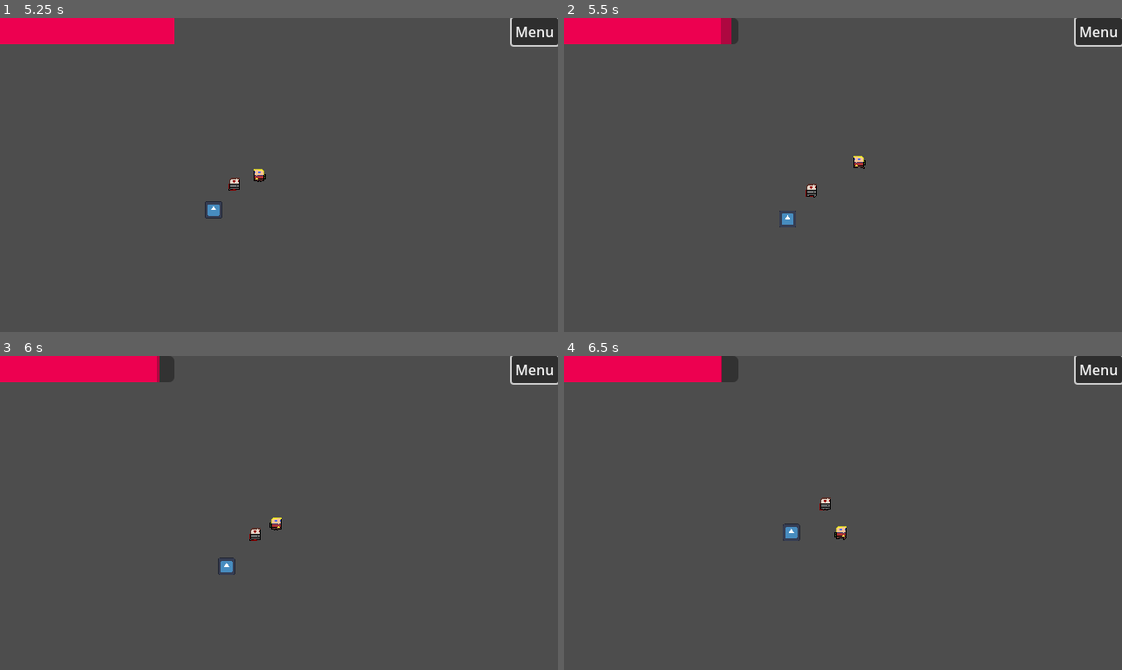
Above: before the commit, frames 1-4 (two rows, left to right).
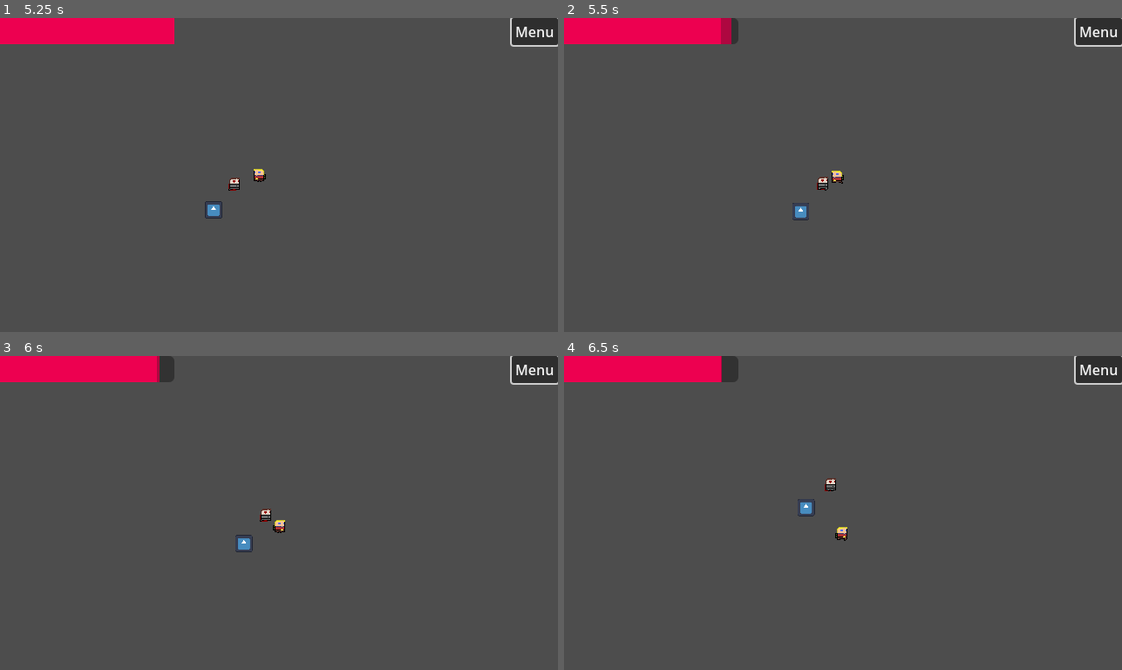
Above: after the commit, the same moments.

Repository: TheRubeThing/LudumDate54
Game: Godot game, scene res://Assets/Levels/sams_world.tscn
Same seed, same stepped clock (60 frames per second), same inputs: the game is played once before the commit and once after it. The engine's default icon, where the game draws it, is replaced by a stand-in: a white triangle on a blue panel in a dark square.
Inputs (mouse positions are in pixels of both pictures, inside the frame that each line leads up to):
- Up to frame 1 (5.25 s): move the mouse to (401, 159) at 0.52 s; hold D (D_right) 0.53-1.25 s; click (401, 159) at 0.6 s; click "Menu" at 1.25 s; move the mouse to (167, 190) at 2.02 s; hold S (S_down) 2.03-2.78 s; right-click (167, 190) at 2.1 s; click (167, 190) at 2.17 s; move the mouse to (334, 105) at 2.77 s; hold D (D_right) 2.78-3.53 s; click (334, 105) at 2.85 s; move the mouse to (251, 237) at 3.52 s; hold W (W_up) 3.53-4.28 s; right-click (251, 237) at 3.6 s; click (251, 237) at 3.67 s; move the mouse to (446, 222) at 4.27 s; hold A (A_left) from 4.28 s (still down); click (446, 222) at 4.35 s; move the mouse to (111, 127) at 5.02 s; right-click (111, 127) at 5.1 s; click (111, 127) at 5.17 s
- Up to frame 2 (5.5 s): keep holding A (A_left)
- Up to frame 3 (6 s): move the mouse to (306, 513) at 5.77 s; release A (A_left) at 5.78 s; hold S (S_down) from 5.78 s (still down); click (306, 513) at 5.85 s
- Up to frame 4 (6.5 s): keep holding S (S_down)

Frame 1 is identical in both runs. In frame 2, 0.5% of the frame differs, in the area x 38-55%, y 43-67%; in frame 3, 0.5%; in frame 4, 0.4%.

Commit message:
fixed sprite flip and muzzle flash

Diff:
--- a/Assets/Scripts/Player.gd
+++ b/Assets/Scripts/Player.gd
@@ -1,13 +1,14 @@
 extends CharacterBody2D
 
 @export var health: Resource
-@export var push_back_factor: int = 100
-@export var pushback_decay: float = 0.8
+@export var push_back_factor: int
 
 const SPEED = 100.0
 
 var equipped_item_instance: Item
-var pushback_velocity = Vector2(0,0)
+
+func _ready():
+	pass
 
 func equip_item(item: PackedScene) -> bool :
 	if (equipped_item_instance == null):
@@ -35,16 +36,10 @@
 	if Input.is_action_just_pressed("throw"):
 		unequip_item()
 
-func _ready():
-	Globals.player = self
+func _physics_process(delta):
 
-
-func _physics_process(delta):
 	var direction_x = Input.get_axis("A_left", "D_right")
 	var direction_y = Input.get_axis("W_up", "S_down")
-
-
-	pushback_velocity *= pushback_decay
 
 	if direction_x || direction_y:
 		velocity.x = direction_x
@@ -55,16 +50,17 @@
 		velocity.y = move_toward(velocity.y, 0, SPEED)
 		$Sprite.idle()
 
-	velocity = (velocity.normalized() * SPEED) + pushback_velocity
+	velocity = velocity.normalized() * SPEED
 
 	move_and_slide()
 
 
 func _recoil(dir, amount):
 	print(dir)
-	pushback_velocity = dir * amount * push_back_factor
+	position += dir * amount * push_back_factor / 100
 
 
-func _on_hit_box_hit(dmg, dmg_pos):
+func _on_player_hit_box_hit(dmg, dmg_pos):
+	health.take_damage(dmg)
 	var recoil_dir = (position - dmg_pos).normalized()
 	_recoil(recoil_dir, dmg)
--- a/Assets/Scripts/Weapon.gd
+++ b/Assets/Scripts/Weapon.gd
@@ -12,10 +12,10 @@
 	var mousePos = get_global_mouse_position()
 	look_at(mousePos)
 
-	if (mousePos.x - position.x < 0):
+	if (global_position.x - mousePos.x < 0):
+		flip_v = false
+	else:
 		flip_v = true
-	else:
-		flip_v = false
 
 func action():
 	shoot()
--- a/Assets/Weapons/Weapon.tscn
+++ b/Assets/Weapons/Weapon.tscn
@@ -24,6 +24,7 @@
 position = Vector2(11, -1)
 
 [node name="MuzzleFlash" type="Sprite2D" parent="Muzzle"]
+visible = false
 texture = ExtResource("5_yldak")
 
 [node name="Timer" type="Timer" parent="Muzzle/MuzzleFlash"]
Not shown: 1 places in Assets/Levels/sams_world.tscn that only renumber resources
